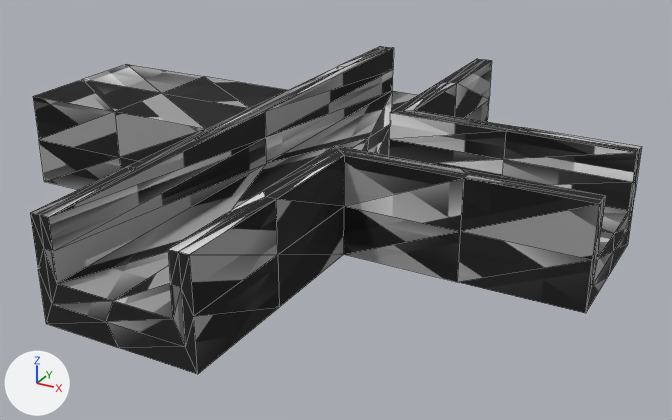
Before and after pictures for a commit that changed the OBJ model resources/shape-3.obj.
One viewpoint serves both versions: a 50 mm camera at (0.736, -1.261, 0.603) aimed at (0.047, -0.008, -0.024). The axes (+X, +Y, +Z) are drawn at lower left. The lights are the same throughout. Mesh edges are drawn as thin lines. Where no turn or scale is listed for an object, it has been applied to the vertices.

In view in the first picture: 'shape-3'.
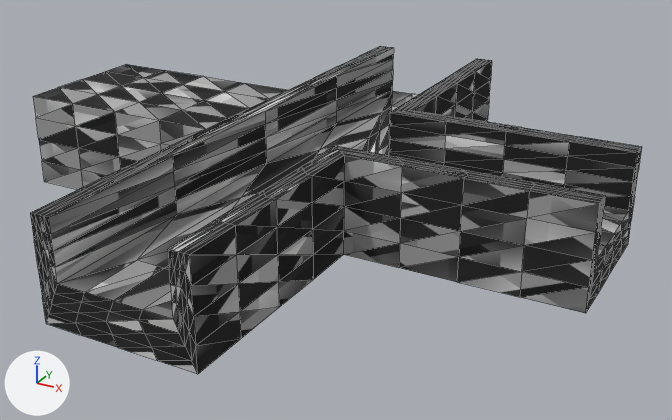
Edits to the scene script, one JSON object a line:
```json
{"block": "me_shape_3", "where": "# used by ob_shape_3; location = (0.0, 0.0, 0.0)"}
{"op": "remove", "block": "me_shape_3", "code": "me_shape_3.from_pydata(...)  # 154 vertices, 304 faces; spans x -0.5..0.5, y -0.5..0.5, z -0.038..0.125"}
{"op": "add", "block": "me_shape_3", "code": "me_shape_3.from_pydata(...)  # 610 vertices, 1216 faces; spans x -0.5..0.5, y -0.5..0.5, z -0.038..0.125"}
{"block": "me_shape_3", "change": "me_shape_3 part 1: 456 vertices added at x -0.5..0.5, y -0.5..0.5, z -0.038..0.125"}
```

Location of each change, (x1, y1, x2, y2) in pixels of the pictures (672 x 420 px):
```json
{"part": 1, "of": "me_shape_3", "change": "added", "after": [30, 46, 641, 374]}
```
